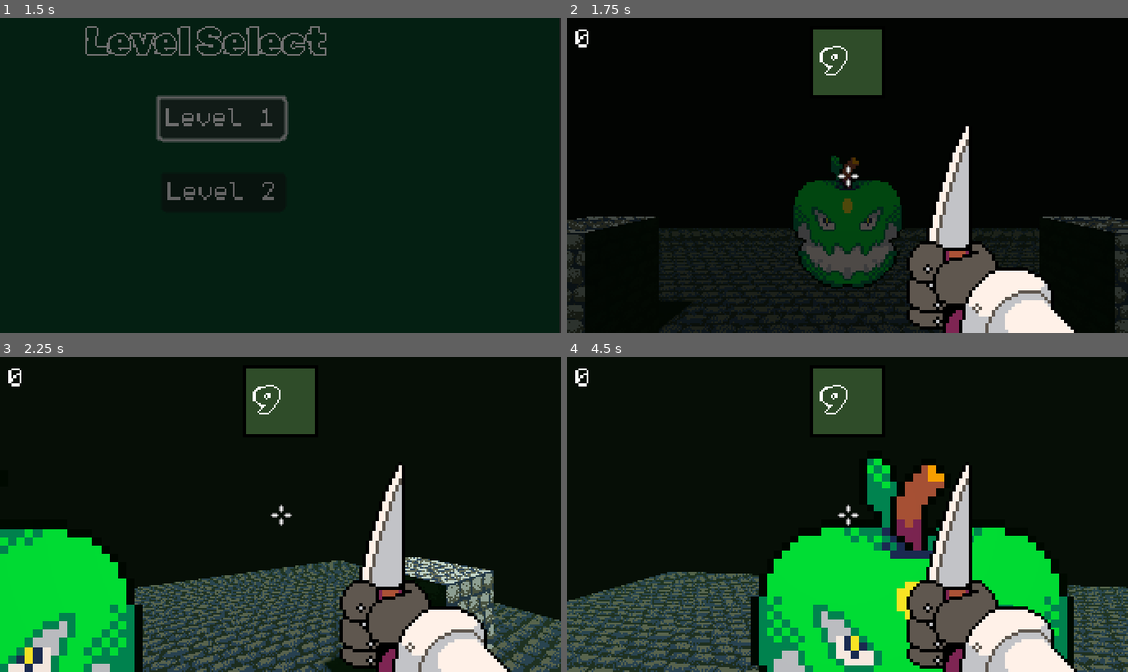
Above: before the commit, frames 1-4 (two rows, left to right).
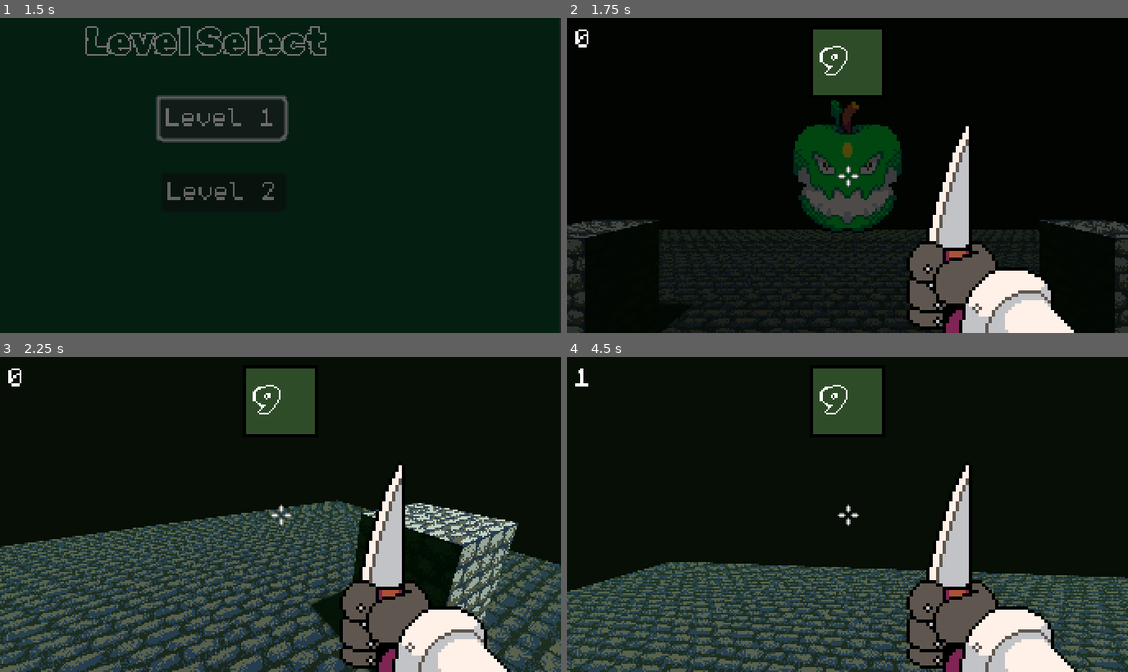
Above: after the commit, the same moments.

Repository: svilinskis1/magic-maker-game
Game: Godot game, scene res://scenes/title.tscn
The game is run twice, just before and just after one commit, with the same random seed, the same clock (stepped at 60 frames per second) and the same inputs.
Inputs (mouse positions are in pixels of both pictures, inside the frame that each line leads up to):
- Up to frame 1 (1.5 s): click "Play" at 0.5 s; click "Level 1" at 1.25 s
- Up to frame 2 (1.75 s): no input
- Up to frame 3 (2.25 s): tap Enter (ui_accept) at 2 s; move the mouse to (308, 514) at 2.02 s; hold Up (ui_up) from 2.03 s (still down); click (308, 514) at 2.1 s
- Up to frame 4 (4.5 s): keep holding Up (ui_up); tap Space (jump) at 2.27, 2.57, 3.02, 3.05, 3.32, 3.6 s; tap Enter (ui_accept) at 2.3, 2.85, 3.5 s; move the mouse to (819, 514) at 2.77 s; move the mouse to (858, 508) at 3.52 s; click (858, 508) at 3.8 s; tap R (restart) at 4.25 s; move the mouse to (841, 520) at 4.27 s; click (841, 520) at 4.35 s

Frame 1 is identical in both runs. In frame 2, 9.9% of the frame differs, in the area x 0-100%, y 26-100%; in frame 3, 34%, in the area x 0-100%, y 45-100%; in frame 4, 27%.

Commit message:
redid collision + physics
added jumping, collision with ground, another dimension of camera movement, fixed results screen, made enemies drop pickups when killed

Diff:
--- /dev/null
+++ b/scenes/CharacterBody3D.gd
@@ -0,0 +1,31 @@
+extends CharacterBody3D
+
+
+const SPEED = 5.0
+const JUMP_VELOCITY = 4.5
+
+# Get the gravity from the project settings to be synced with RigidBody nodes.
+var gravity = ProjectSettings.get_setting("physics/3d/default_gravity")
+
+
+func _physics_process(delta):
+	# Add the gravity.
+	if not is_on_floor():
+		velocity.y -= gravity * delta
+
+	# Handle Jump.
+	if Input.is_action_just_pressed("ui_accept") and is_on_floor():
+		velocity.y = JUMP_VELOCITY
+
+	# Get the input direction and handle the movement/deceleration.
+	# As good practice, you should replace UI actions with custom gameplay actions.
+	var input_dir = Input.get_vector("ui_left", "ui_right", "ui_up", "ui_down")
+	var direction = (transform.basis * Vector3(input_dir.x, 0, input_dir.y)).normalized()
+	if direction:
+		velocity.x = direction.x * SPEED
+		velocity.z = direction.z * SPEED
+	else:
+		velocity.x = move_toward(velocity.x, 0, SPEED)
+		velocity.z = move_toward(velocity.z, 0, SPEED)
+
+	move_and_slide()
--- a/scenes/level1.tscn
+++ b/scenes/level1.tscn
@@ -25,8 +25,17 @@
 [sub_resource type="BoxMesh" id="BoxMesh_et1rb"]
 material = SubResource("StandardMaterial3D_op2ua")
 
+[sub_resource type="BoxShape3D" id="BoxShape3D_do27a"]
+
 [sub_resource type="ConcavePolygonShape3D" id="ConcavePolygonShape3D_fdogv"]
 data = PackedVector3Array(-0.5, 0.5, 0.5, 0.5, 0.5, 0.5, -0.5, -0.5, 0.5, 0.5, 0.5, 0.5, 0.5, -0.5, 0.5, -0.5, -0.5, 0. …(500 unchanged characters)…
+
+[sub_resource type="BoxShape3D" id="BoxShape3D_cdair"]
+
+[sub_resource type="BoxShape3D" id="BoxShape3D_6fspp"]
+
+[sub_resource type="BoxShape3D" id="BoxShape3D_1utch"]
+size = Vector3(2.03889, 0.0736015, 2.04815)
 
 [sub_resource type="Environment" id="Environment_mfeqm"]
 background_mode = 1
@@ -42,7 +51,7 @@
 [node name="Player" parent="." instance=ExtResource("1_p6diu")]
 
 [node name="Enemy" parent="." instance=ExtResource("2_3aokm")]
-transform = Transform3D(1, 0, 0, 0, 1, 0, 0, 0, 1, 0, 0, -1.69699)
+transform = Transform3D(1, 0, 0, 0, 1, 0, 0, 0, 1, 0, 0.5, -1.697)
 
 [node name="pickup" parent="." instance=ExtResource("4_iosqk")]
 transform = Transform3D(1, 0, 0, 0, 1, 0, 0, 0, 1, 0, 1.05012, 3)
@@ -60,7 +69,7 @@
 [node name="StaticBody3D" type="StaticBody3D" parent="Environment/Ground/MeshInstance3D"]
 
 [node name="CollisionShape3D" type="CollisionShape3D" parent="Environment/Ground/MeshInstance3D/StaticBody3D"]
-shape = SubResource("ConcavePolygonShape3D_fdogv")
+shape = SubResource("BoxShape3D_do27a")
 
 [node name="MeshInstance3D2" type="MeshInstance3D" parent="Environment/Ground"]
 transform = Transform3D(-0.119717, 0, 0, 0, 1.18101, 0, 0, 0, 0.0931266, 0.402499, 0.517344, -0.28377)
@@ -78,7 +87,7 @@
 [node name="StaticBody3D" type="StaticBody3D" parent="Environment/Ground/MeshInstance3D3"]
 
 [node name="CollisionShape3D" type="CollisionShape3D" parent="Environment/Ground/MeshInstance3D3/StaticBody3D"]
-shape = SubResource("ConcavePolygonShape3D_fdogv")
+shape = SubResource("BoxShape3D_cdair")
 
 [node name="MeshInstance3D4" type="MeshInstance3D" parent="Environment/Ground"]
 transform = Transform3D(-0.119717, 0, 0, 0, 1.18101, 0, 0, 0, 0.0931266, -0.455977, 0.517344, 0.486335)
@@ -87,7 +96,12 @@
 [node name="StaticBody3D" type="StaticBody3D" parent="Environment/Ground/MeshInstance3D4"]
 
 [node name="CollisionShape3D" type="CollisionShape3D" parent="Environment/Ground/MeshInstance3D4/StaticBody3D"]
-shape = SubResource("ConcavePolygonShape3D_fdogv")
+shape = SubResource("BoxShape3D_6fspp")
+
+[node name="StaticBody3D" type="StaticBody3D" parent="Environment/Ground"]
+
+[node name="CollisionShape3D" type="CollisionShape3D" parent="Environment/Ground/StaticBody3D"]
+shape = SubResource("BoxShape3D_1utch")
 
 [node name="WorldEnvironment" type="WorldEnvironment" parent="."]
 environment = SubResource("Environment_mfeqm")
--- a/scripts/enemy.gd
+++ b/scripts/enemy.gd
@@ -1,7 +1,7 @@
 extends CharacterBody3D
 
 @export var move_speed = 2.0
-@export var attack_range = 2.0
+@export var attack_range = 5.0
 
 @onready var player : CharacterBody3D = get_tree().get_first_node_in_group("player")
 var dead = false
@@ -34,3 +34,7 @@
 func kill():
 	dead = true
 	$CollisionShape3D.disabled = true
+	$Sprite3D.texture = load("")
+	var pickup = preload("res://scenes/pickup.tscn")
+	var pickup_object = pickup.instantiate()
+	add_child(pickup_object)
--- a/scripts/level select.gd
+++ b/scripts/level select.gd
@@ -8,7 +8,8 @@
 
 # Called every frame. 'delta' is the elapsed time since the previous frame.
 func _process(delta):
-	pass
+	if Input.is_action_just_pressed("exit"):
+		get_tree().quit()
 
 
 func _on_button_pressed():
--- a/scripts/player.gd
+++ b/scripts/player.gd
@@ -4,6 +4,9 @@
 
 const SPEED = 5.0
 const MOUSE_SENS = 0.5
+const JUMP_VELOCITY = 4.5
+
+var gravity = ProjectSettings.get_setting("physics/3d/default_gravity")
 
 var can_shoot = true
 var dead = false
@@ -16,6 +19,7 @@
 		return
 	if event is InputEventMouseMotion:
 		rotation_degrees.y -= event.relative.x * MOUSE_SENS
+		rotation_degrees.x = clamp((rotation_degrees.x - event.relative.y * MOUSE_SENS), -60, 90)
 
 func _process(delta):
 	if Input.is_action_just_pressed("exit"):
@@ -31,6 +35,13 @@
 func _physics_process(delta):
 	if dead:
 		return
+
+	if not is_on_floor():
+		velocity.y -= gravity * delta
+
+	if Input.is_action_just_pressed("jump") and is_on_floor():
+		velocity.y = JUMP_VELOCITY
+
 	var input_dir = Input.get_vector("left", "right", "forward", "back")
 	var direction = (transform.basis * Vector3(input_dir.x, 0, input_dir.y)).normalized()
 	if direction:
@@ -47,9 +58,9 @@
 	get_tree().reload_current_scene()
 
 func shoot():
-	if !can_shoot:
-		return
-	can_shoot = false
+	#if !can_shoot:
+		#return
+	#can_shoot = false
 	if ray_cast_3d.is_colliding() and ray_cast_3d.get_collider().has_method("kill"):
 		ray_cast_3d.get_collider().kill()
 
--- a/scripts/results.gd
+++ b/scripts/results.gd
@@ -4,12 +4,14 @@
 # Called when the node enters the scene tree for the first time.
 func _ready():
 	$scorelabel.text = str(global.score)
+	Input.mouse_mode = Input.MOUSE_MODE_VISIBLE
 	pass # Replace with function body.
 
 
 # Called every frame. 'delta' is the elapsed time since the previous frame.
 func _process(delta):
-	pass
+	if Input.is_action_just_pressed("exit"):
+		get_tree().quit()
 
 
 func _on_continue_pressed():
Not shown: 1 places in scenes/level1.tscn that only renumber resources
